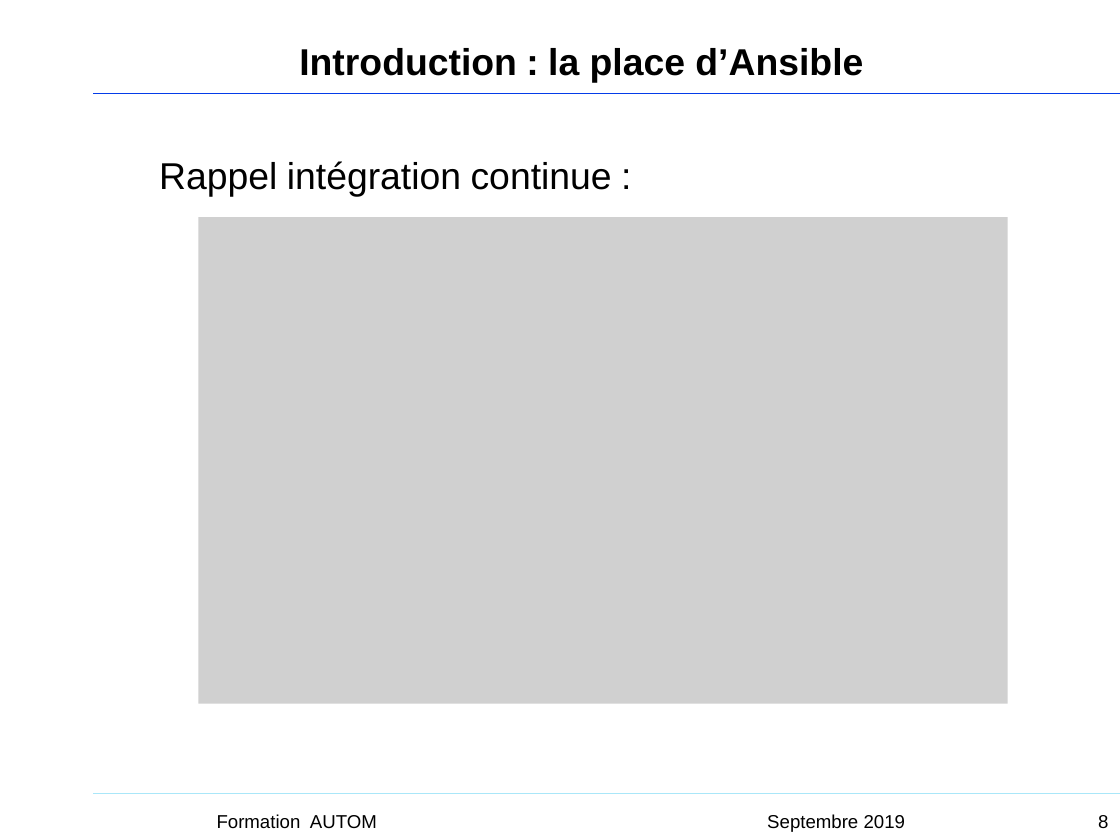
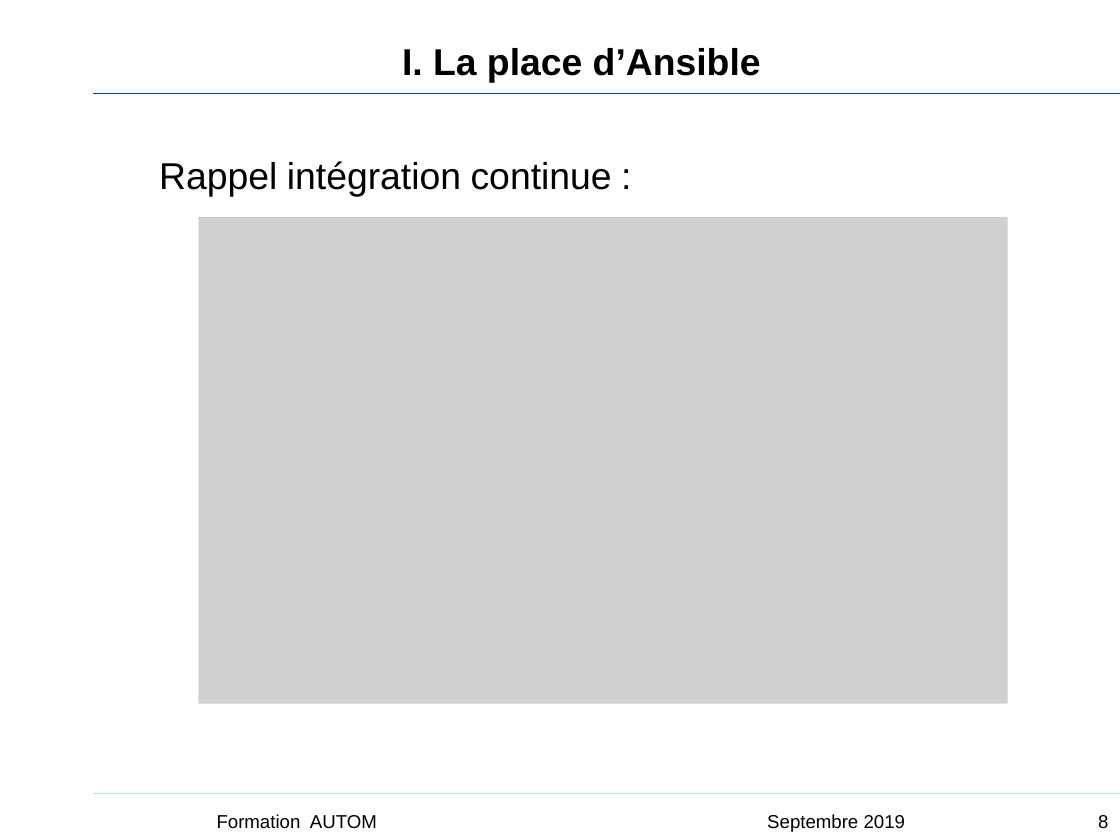
Before and after one commit to Sputnik93/cours_ansible, a slide deck: slide 8 of Ansible_support_cours_AGO.ppt. Drawn at 1120x840 pixels with LibreOffice and Linux fonts; fonts in the diff are those of the drawing; grey boxes stand for pictures; background and template pictures are left out. Boxes give left, top, right and bottom in pixels: in the first picture for what was removed or moved away, otherwise in the second. Text is boxed around its words. In the diff, an @@ line names an element or a change of style, - is before the commit and + after.

```diff
--- a/Ansible_support_cours_AGO.ppt
+++ b/Ansible_support_cours_AGO.ppt
@@ text at (402, 48, 761, 83): text changed @@
-Introduction : la place d’Ansible
+I. La place d’Ansible
```
Also in this commit, not shown: 32 other slides changed, 1 slide removed.
